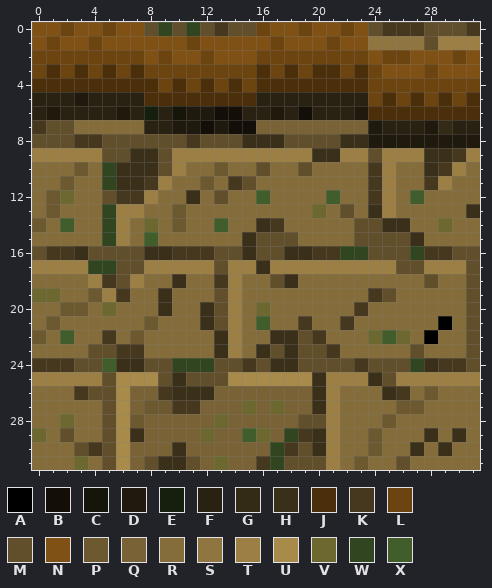
Pixel-art sprite, stored at trunk/gfx/map/dungeon/111.png. The picture above is the old version.
The file is 32x32 pixels. Colours within 5 levels of each other are drawn and written as one.
Palette (. is transparent): A #000000  B #130f08  C #151509  D #1f1a0d  E #161f0e  F #292112  G #342b17  H #3a2f19  J #4b2f0b  K #45381e  L #6c4410  M #614f2b  N #805114  P #6c5930  Q #786236  R #846c3b  S #8f7540  T #9b7f45  U #a88a4b  V #6c6830  W #304520  X #415d2b
Pixels before, first column x 0:
 0 NNLNNLNNMWMWMKMMLNNLNNLNMKKKMMMK
 1 NLNNLNNNNNNLNNNNNLNNNLNNSSSSMTTT
 2 LLLLLLLLNLNNLNNNLLLLLLLLNLLNNNLN
 3 LJLJLJLJLLLLLLLLJLJLJJLJLNNNLNNN
 4 JJJJJJJJJLJLJLJLJJJJJJJJLLLLLLLL
 5 FFFDFFFFJJJJJJJJFFFFFFFFLJLJLJLJ
 6 FDFFFFDFEFCDDBBFFDFBFFFDJJJJJJJJ
 7 KMMRRRRRFFDDBDBBQQQQQQQQDFFFDGFF
 8 MMMKKMMMMMMKMMMHHHMMMMHHDDDDDDDD
 9 TTTTTMMHHMTTTTTTTTTTHHTTMTTTHHKT
10 RRRPRWHHHMTRRPRRMRRMRRRRKTRRHKTR
11 RRPRRWHHKTRRPRKMRRRRRRRRKTRRKTRR
12 RPVRRMKKTRRHRMRRXRRRRXRRKTRXRRRR
13 RPRRRWTTRRPRRRRRRRRRVRMRHTRRRRRH
14 PRXRRWTRVRPRRXRRHKRRRRRMMHHRRVRR
15 RRRRRWTRXRRRRRRHMMMRRRRMMMMHRRRR
16 MKKHMMMMHHKKKMMHMMHHKKWWMMMWKKMM
17 TTTTWWMMTTTTTMTTHTTTTTTTTTMMTTTM
18 RRRRTKMTRRHRRKTRRMHRRRRRRRRRMRRM
19 VVRRPTKRRHRRRMTRRRRRRRRRKMRRRRRM
20 RRPPRVRRRHRRHMTRVRRRRRRKRRRRRRRM
21 RPRRRRRRPRRRHMTRXRRKRRKRRRRRRARM
22 PRXRRKRPRRRRRHTRRHHMKRRRVXVRARRM
23 RRRRMMKKRRRRRHTRHMHMMKRRRRRMRRRM
24 KKKMMXHHMMWWWMMKMHHMMMMKMMMWHKKM
25 TTTTTMUUUMHMMMUUUUUUHTTTHMTTTTTT
26 RRRKMMUQQKHHHQQQQQQQHTRRRHKRPRRR
27 RRRRRMUQPPKKQQQVQVQQHTRRRRPPRRRR
28 RRVRRMUPQQQQQVQQQQQMMTRRRPRRRRRR
29 VRMRRMUHQQQQVQQXVQWKHTRRPRRRHRHR
30 RRRMKMUQQQHQQQQQQWKMHTRRPRRHRHRR
31 RRRVRMUQMHHMQVQQKWMMMTRPRRMRRRRR
The result:
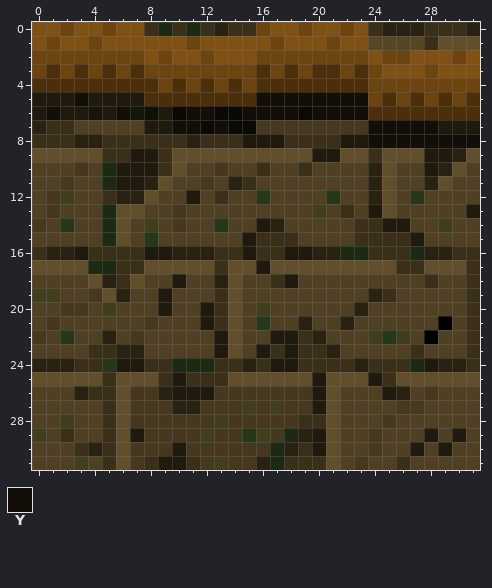
Colours new in this view: Y #130f08
The edit:
colour B: #130f08 -> #0a0904
colour E: #161f0e -> #0d1208
colour R: #846c3b -> #4f4023
colour S: #8f7540 -> #554626
colour V: #6c6830 -> #403e1c
colour W: #304520 -> #1c2913
colour X: #415d2b -> #273719
Changed rows in their new state; - is a pixel that keeps its letter.
first column x 8:
 0 H-H-HFHH--------HFFFHHHF
 1 --------------------HMMM
first column x 0:
 5 DDDYDDDD--------YYYYYYYY--------
 6 DYDDCDYC-DBYY--YYYY-YYYY--------
 7 FHH-----DDYY-Y--KKKKKKKKYYYYYDDD
 8 HHHFFHHHHHHFHHHDDDHHHHDDYYYYYYYY
 9 MMMMMHHDDHMMMMMMMMMMDDMMHMMMDDFM
10 ---K--DDDHM--K--H--H----FM--DFM-
11 --K---DDFM--K-FH--------FM--FM--
12 -K---HFFM--D-H----------FM------
13 -K----MM--K-----------H-DM-----D
14 K-----M---K-----DF-----HHDD-----
15 ------M--------DHHH----HHHHD----
16 HFFDHHHHDDFFFHHDHHDDFF--HHH-FFHH
17 MMMM--HHMMMMMHMMDMMMMMMMMMHHMMMH
18 ----MFHM--D--FM--HD---------H--H
19 ----KMF--D---HM---------FH-----H
20 --KK-----D--DHM--------F-------H
21 -K------K---DHM----F--F--------H
22 K----F-K-----DM--DDHF----------H
23 ----HHFF-----DM-DHDHHF-----H---H
24 FFFHH-DDHH---HHFHDDHHHHFHHH-DFFH
25 MMMMMHMMMHDHHHMMMMMMDMMMDHMMMMMM
26 ---FHHMKKFDDDKKKKKKKDM---DF-K---
27 -----HMKKKFFKKK-K-KKDM----KK----
28 -----HMKKKKKK-KKKKKHHM---K------
29 --H--HMDKKKK-KK--K-FDM--K---D-D-
30 ---HFHMKKKDKKKKKK-FHDM--K--D-D--
31 -----HMKHDDHK-KKF-HHHM-K--H-----
Where, in picture pixels (left, top, right, bottom), the same in both pictures:
changed: (32, 22, 480, 470)
